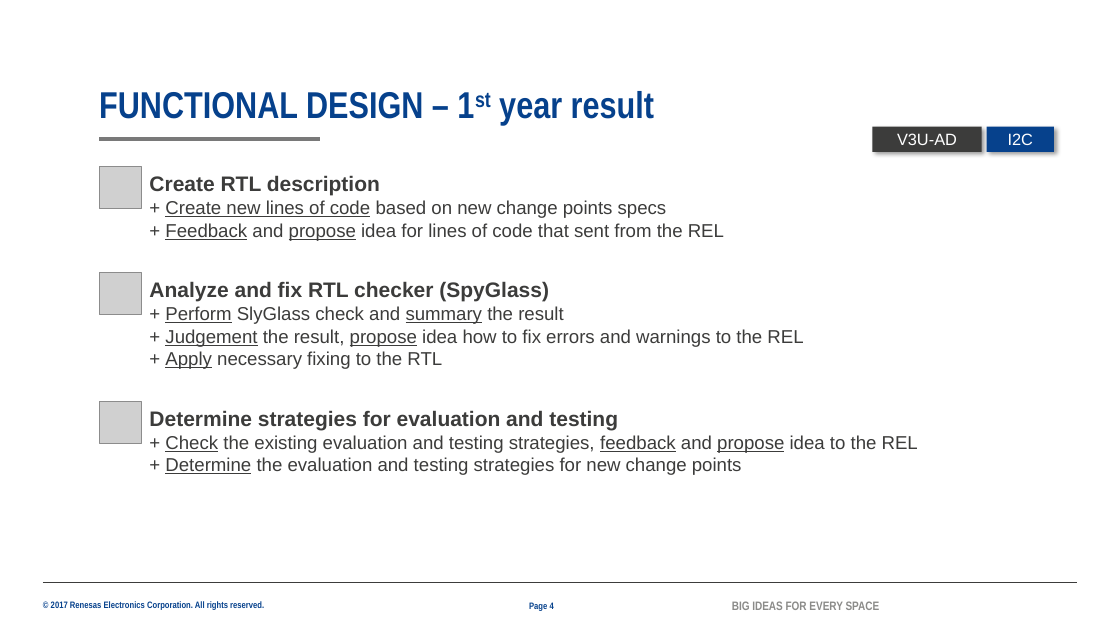
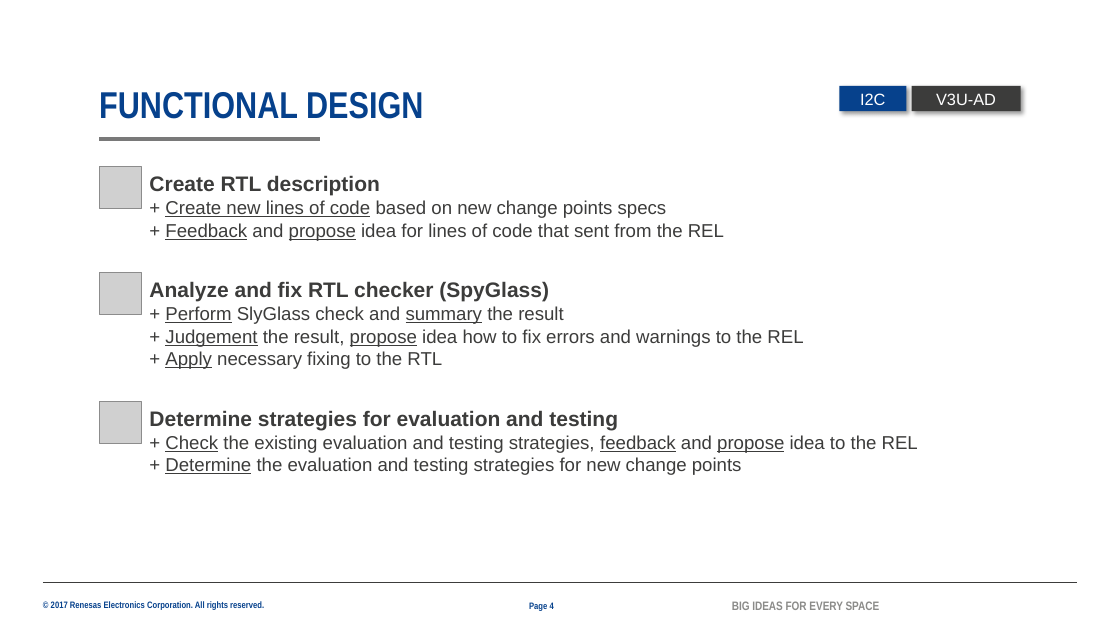
Before and after one commit to lesyhau/bridge, a slide deck: slide 4 of mms.pptx. Drawn at 1120x630 pixels with LibreOffice and Linux fonts; fonts in the diff are those of the drawing; grey boxes stand for pictures; background and template pictures are left out. Boxes give left, top, right and bottom in pixels: in the first picture for what was removed or moved away, otherwise in the second. Text is boxed around its words. In the diff, an @@ line names an element or a change of style, - is before the commit and + after.

```diff
--- a/mms.pptx
+++ b/mms.pptx
@@ rectangle "I2C" at bbox=[839, 86, 907, 111]: mirrored @@
@@ rectangle "I2C": place and size @@
-rectangle "I2C" at bbox=[987, 127, 1054, 152]
+rectangle "I2C" at bbox=[839, 86, 907, 111]
@@ rectangle "V3U-AD": place and size @@
-rectangle "V3U-AD" at bbox=[873, 127, 982, 152]
+rectangle "V3U-AD" at bbox=[912, 86, 1021, 111]
@@ rectangle "V3U-AD" at bbox=[912, 86, 1021, 111]: mirrored @@
@@ title at bbox=[99, 92, 423, 119]: text changed @@
-FUNCTIONAL DESIGN – 1st year result
+FUNCTIONAL DESIGN
```
Also in this commit, not shown: 9 other slides changed.
